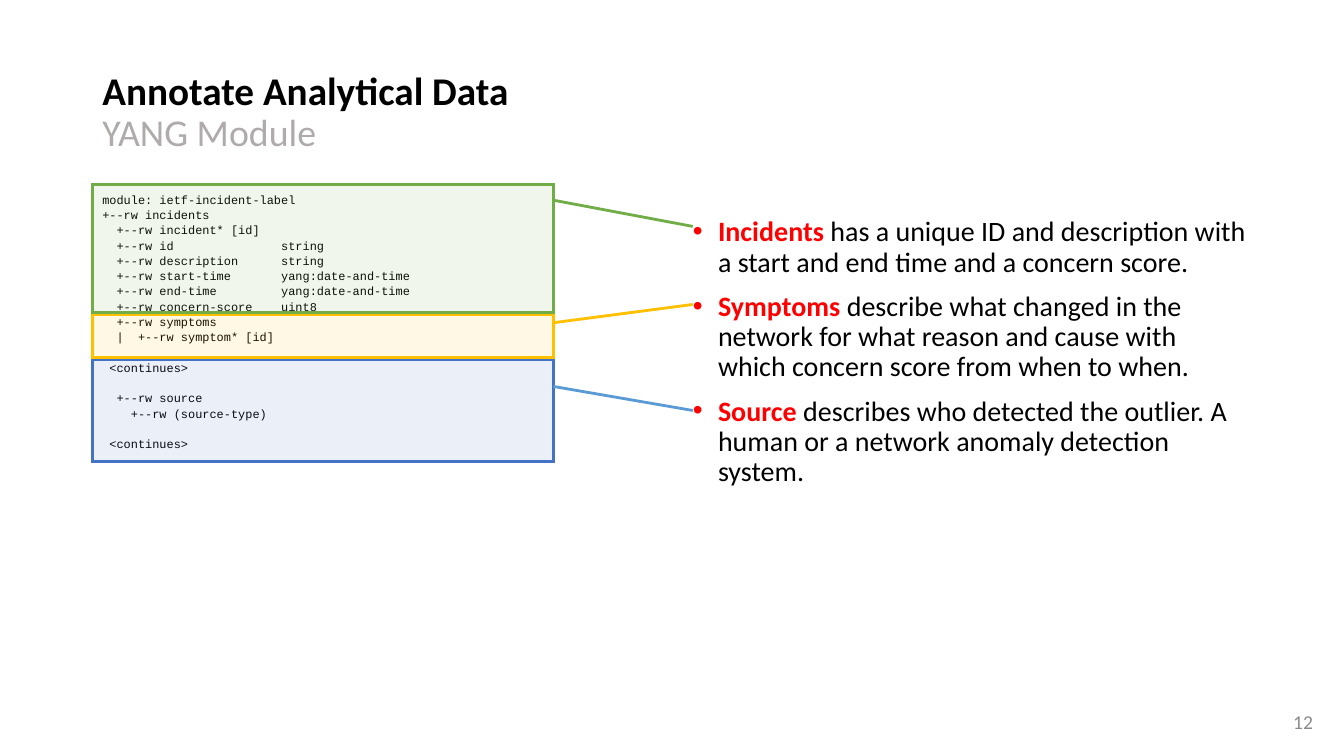
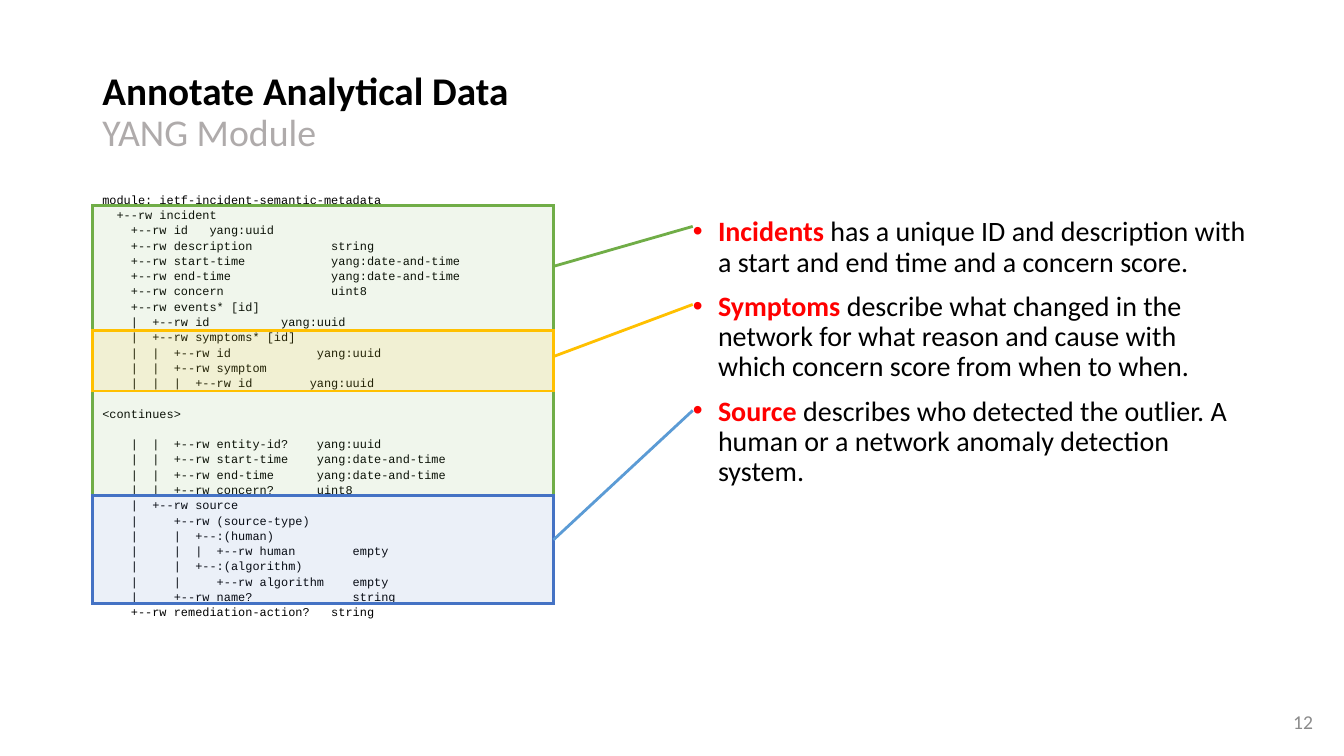
Before and after one commit to network-analytics/ietf-network-analytics-document-status, a slide deck: slide 12 of 118/IEPG/draft-netana-iepg-nmrg-network-anomaly-semantics-01.pptx. Drawn at 1344x756 pixels with LibreOffice and Linux fonts; fonts in the diff are those of the drawing. Boxes give left, top, right and bottom in pixels: in the first picture for what was removed or moved away, otherwise in the second. Text is boxed around its words. In the diff, an @@ line names an element or a change of style, - is before the commit and + after.

```diff
--- a/118/IEPG/draft-netana-iepg-nmrg-network-anomaly-semantics-01.pptx
+++ b/118/IEPG/draft-netana-iepg-nmrg-network-anomaly-semantics-01.pptx
@@ rectangle: place and size @@
-rectangle at bbox=[93, 185, 554, 314]
+rectangle at bbox=[93, 206, 554, 495]
@@ text at bbox=[102, 195, 381, 237]: text changed @@
-module: ietf-incident-label
-+--rw incidents
-+--rw incident* [id]
-+--rw id string
+module: ietf-incident-semantic-metadata
++--rw incident
++--rw id yang:uuid
@@ line moved from (554, 201) - (693, 227) to (554, 266) - (693, 227) @@
@@ text at bbox=[131, 287, 381, 391]: text changed @@
-+--rw concern-score uint8
-+--rw symptoms
-| +--rw symptom* [id]
++--rw concern uint8
++--rw events* [id]
+| +--rw id yang:uuid
+| +--rw symptoms* [id]
+| | +--rw id yang:uuid
+| | +--rw symptom
+| | | +--rw id yang:uuid
@@ line moved from (554, 323) - (693, 304) to (554, 357) - (693, 304) @@
@@ rectangle: place and size @@
-rectangle at bbox=[93, 316, 554, 359]
+rectangle at bbox=[93, 331, 554, 391]
@@ line moved from (554, 386) - (693, 410) to (554, 540) - (693, 410) @@
@@ text at bbox=[131, 440, 446, 619]: text changed @@
-+--rw source
-+--rw (source-type)
-<continues>
+| | +--rw entity-id? yang:uuid
+| | +--rw start-time yang:date-and-time
+| | +--rw end-time yang:date-and-time
+| | +--rw concern? uint8
+| +--rw source
+| +--rw (source-type)
+| | +--:(human)
+| | | +--rw human empty
+| | +--:(algorithm)
+| | +--rw algorithm empty
+| +--rw name? string
++--rw remediation-action? string
@@ rectangle: place and size @@
-rectangle at bbox=[93, 360, 554, 462]
+rectangle at bbox=[93, 495, 554, 604]
```
Also in this commit, not shown: 1 other slide changed, 3 other files.
